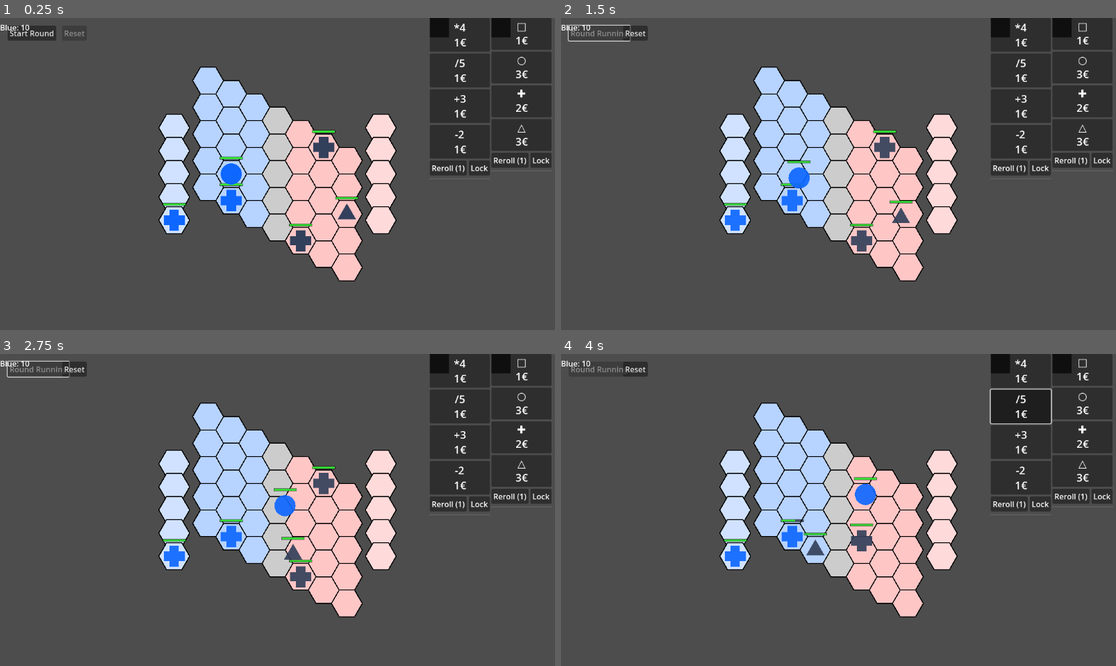
Above: before the commit, frames 1-4 (two rows, left to right).
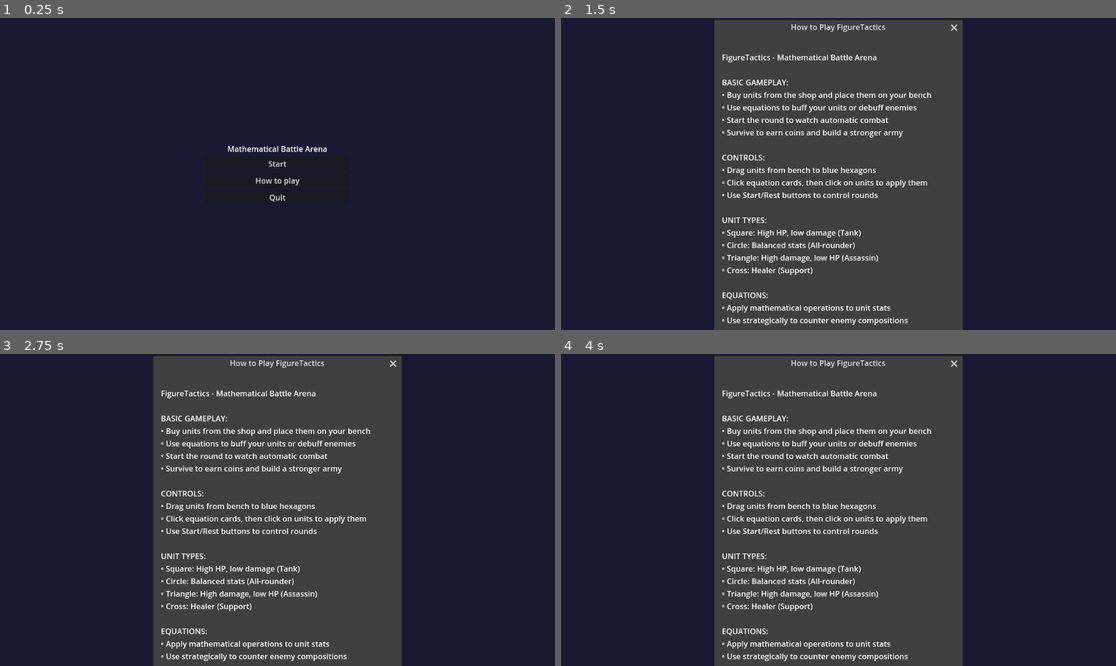
Above: after the commit, the same moments.

Repository: SergioGarcia00/FigureTactics
Game: Godot game, scene res://scenes/Menu.tscn
The game is run twice, just before and just after one commit, with the same random seed, the same clock (stepped at 60 frames per second) and the same inputs. Before the commit the project starts from res://scenes/Main.tscn.
Inputs (mouse positions are in pixels of both pictures, inside the frame that each line leads up to):
- Up to frame 1 (0.25 s): no input
- Up to frame 2 (1.5 s): click (838, 180) at 0.5 s, where only the run after the commit has a clickable "How to play"; click "Start Round" (after the commit: "Start") at 1.25 s
- Up to frame 3 (2.75 s): click (277, 500) at 2 s, where only the run after the commit has a clickable "Start"
- Up to frame 4 (4 s): click (1021, 369) at 2.75 s, where only the run before the commit has a clickable "*4 1€"; click (1021, 407) at 3.5 s, where only the run before the commit has a clickable "/5 1€"

The runs differ from the first frame. In frame 1, 91% of the frame differs, in the area x 0-100%, y 0-100%; in frame 2, 65%; in frame 3, 65%; in frame 4, 65%.

Commit message:
menu added

Diff:
--- a/project.godot
+++ b/project.godot
@@ -11,7 +11,7 @@
 [application]
 
 config/name="FigureTactics"
-run/main_scene="uid://7o0v1ldyjqsf"
+run/main_scene="uid://bhjo45livnbl8"
 config/features=PackedStringArray("4.4", "Mobile")
 config/icon="res://icon.svg"
 
--- /dev/null
+++ b/scenes/Menu.tscn
@@ -0,0 +1,58 @@
+[gd_scene load_steps=2 format=3 uid="uid://bhjo45livnbl8"]
+
+[ext_resource type="Script" uid="uid://duni12eoxsbdc" path="res://scripts/Menu.gd" id="1_8h2d9"]
+
+[node name="Menu" type="Control"]
+layout_mode = 3
+anchors_preset = 15
+anchor_right = 1.0
+anchor_bottom = 1.0
+grow_horizontal = 2
+grow_vertical = 2
+script = ExtResource("1_8h2d9")
+
+[node name="Background" type="ColorRect" parent="."]
+layout_mode = 1
+anchors_preset = 15
+anchor_right = 1.0
+anchor_bottom = 1.0
+grow_horizontal = 2
+grow_vertical = 2
+color = Color(0.1, 0.1, 0.2, 1)
+
+[node name="TitleContainer" type="VBoxContainer" parent="."]
+layout_mode = 1
+anchors_preset = 8
+anchor_left = 0.5
+anchor_top = 0.5
+anchor_right = 0.5
+anchor_bottom = 0.5
+offset_left = -150.0
+offset_top = -200.0
+offset_right = 150.0
+offset_bottom = 200.0
+grow_horizontal = 2
+grow_vertical = 2
+alignment = 1
+
+[node name="GameTitle" type="Label" parent="TitleContainer"]
+custom_minimum_size = Vector2(200, 0)
+layout_mode = 2
+text = "Mathematical Battle Arena"
+horizontal_alignment = 1
+vertical_alignment = 1
+
+[node name="ButtonContainer" type="VBoxContainer" parent="TitleContainer"]
+layout_mode = 2
+
+[node name="StartButton" type="Button" parent="TitleContainer/ButtonContainer"]
+layout_mode = 2
+text = "Start"
+
+[node name="HowToPlayButton" type="Button" parent="TitleContainer/ButtonContainer"]
+layout_mode = 2
+text = "How to play"
+
+[node name="QuitButton" type="Button" parent="TitleContainer/ButtonContainer"]
+layout_mode = 2
+text = "Quit"
--- /dev/null
+++ b/scripts/Menu.gd
@@ -0,0 +1,87 @@
+extends Control
+class_name Menu
+
+@onready var start_button: Button = $TitleContainer/ButtonContainer/StartButton
+@onready var how_to_play_button: Button = $TitleContainer/ButtonContainer/HowToPlayButton
+@onready var quit_button: Button = $TitleContainer/ButtonContainer/QuitButton
+
+# How to play dialog
+var how_to_play_dialog: AcceptDialog
+
+func _ready() -> void:
+	# Connect button signals
+	start_button.pressed.connect(_on_start_button_pressed)
+	how_to_play_button.pressed.connect(_on_how_to_play_pressed)
+	quit_button.pressed.connect(_on_quit_button_pressed)
+
+	# Create how to play dialog
+	_setup_how_to_play_dialog()
+
+	# Make sure we can handle the quit button on web platforms
+	if OS.get_name() == "HTML5" or OS.get_name() == "Web":
+		quit_button.visible = false
+
+func _setup_how_to_play_dialog() -> void:
+	how_to_play_dialog = AcceptDialog.new()
+	how_to_play_dialog.title = "How to Play FigureTactics"
+	how_to_play_dialog.dialog_text = """
+FigureTactics - Mathematical Battle Arena
+
+BASIC GAMEPLAY:
+• Buy units from the shop and place them on your bench
+• Use equations to buff your units or debuff enemies
+• Start the round to watch automatic combat
+• Survive to earn coins and build a stronger army
+
+CONTROLS:
+• Drag units from bench to blue hexagons
+• Click equation cards, then click on units to apply them
+• Use Start/Rest buttons to control rounds
+
+UNIT TYPES:
+• Square: High HP, low damage (Tank)
+• Circle: Balanced stats (All-rounder)
+• Triangle: High damage, low HP (Assassin)
+• Cross: Healer (Support)
+
+EQUATIONS:
+• Apply mathematical operations to unit stats
+• Use strategically to counter enemy compositions
+
+TIP: Combine unit types and equations for powerful synergies!
+"""
+	how_to_play_dialog.size = Vector2(500, 400)
+	add_child(how_to_play_dialog)
+
+func _on_start_button_pressed() -> void:
+	# Add a little fade-out effect
+	var tween = create_tween()
+	tween.tween_property(self, "modulate", Color(1, 1, 1, 0), 0.5)
+	tween.tween_callback(_load_main_scene)
+
+func _load_main_scene() -> void:
+	get_tree().change_scene_to_file("res://scenes/Main.tscn")
+
+func _on_how_to_play_pressed() -> void:
+	how_to_play_dialog.popup_centered()
+
+func _on_quit_button_pressed() -> void:
+	# Add a little confirmation for quitting
+	var quit_dialog = AcceptDialog.new()
+	quit_dialog.title = "Quit Game"
+	quit_dialog.dialog_text = "Are you sure you want to quit?"
+	quit_dialog.confirmed.connect(_quit_game)
+	add_child(quit_dialog)
+	quit_dialog.popup_centered()
+
+func _quit_game() -> void:
+	get_tree().quit()
+
+# Handle the back button on mobile/desktop
+func _input(event: InputEvent) -> void:
+	if event.is_action_pressed("ui_cancel"):  # Typically ESC key
+		if how_to_play_dialog.visible:
+			how_to_play_dialog.hide()
+		else:
+			# Show quit confirmation on ESC
+			_on_quit_button_pressed()
Not shown, added: scripts/Menu.gd.uid
